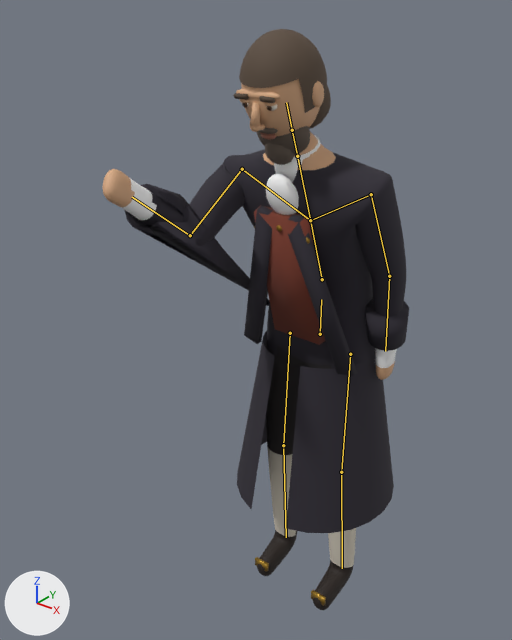
A saved change to the glTF model reckoning/models/father.glb.
Camera for both pictures: a camera (50 mm lens) standing at (0.996, -1.54, 1.859) and looking at (-0.096, -0.176, 1.013). Every picture has the same lights, and +X, +Y and +Z are marked at lower left. The first picture is the older version. Both versions are drawn at frame 10 of the action 'Hammer'; the numbers are the values there. The bones that change, and the others that lie on the model, are drawn over the model as lines.

Names of what the first picture shows: 'father_body', 'father_coat', 'father_eyes', 'father_hair', 'father_linen', 'father_metal', 'father_skin', 'father_vest'.
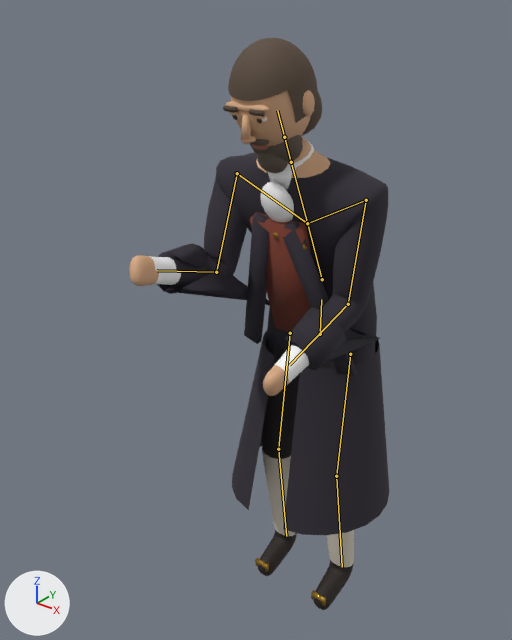
Changed parts and their boxes (x1, y1, x2, y2) in the pictures (512 x 640 px):
'father_body', posed (14% narrower)
    before: (103, 132, 406, 610)
    after: (129, 136, 388, 610)
'father_coat', posed (18% narrower, 7% shorter)
    before: (125, 184, 409, 533)
    after: (157, 212, 389, 535)
'father_hair', posed
    before: (233, 29, 331, 165)
    after: (223, 38, 322, 173)
'father_vest', posed
    before: (254, 205, 325, 345)
    after: (250, 212, 311, 333)
'father_skin', posed
    before: (236, 79, 324, 140)
    after: (225, 90, 315, 150)
'father_linen', posed
    before: (266, 135, 320, 215)
    after: (260, 139, 314, 222)
'father_metal', posed (mostly hidden)
    before: (255, 225, 326, 606)
    after: (255, 233, 326, 606)
'father_eyes', posed
    before: (242, 103, 277, 111)
    after: (232, 115, 267, 123)
bone 'spine', root to tip
    before: (322, 279) to (310, 220)
    after: (322, 279) to (307, 223)
bone 'upper_arm.L', root to tip
    before: (371, 194) to (389, 276)
    after: (366, 200) to (348, 304)
bone 'forearm.L', root to tip
    before: (389, 276) to (385, 351)
    after: (348, 304) to (289, 365)
bone 'upper_arm.R', root to tip
    before: (242, 169) to (190, 235)
    after: (237, 173) to (216, 272)
bone 'forearm.R', root to tip
    before: (190, 235) to (132, 197)
    after: (216, 272) to (157, 270)
bone 'thigh.L', root to tip
    before: (350, 354) to (341, 472)
    after: (350, 354) to (336, 476)
bone 'shin.L', root to tip
    before: (341, 472) to (342, 568)
    after: (336, 476) to (342, 567)
bone 'thigh.R', root to tip
    before: (290, 333) to (283, 445)
    after: (290, 333) to (278, 449)
bone 'shin.R', root to tip
    before: (283, 445) to (286, 537)
    after: (278, 449) to (286, 536)

What the commit changed:
Bone 'spine' (bone_spine) turns from (20, 0, 0) to (24, 0, 0) degrees about its own x, y and z.
Bone 'upper_arm.L' (bone_upper_arm_l) turns from (0, 0, 5) to (-34, 0, 7) degrees about its own x, y and z.
Bone 'forearm.L' (bone_forearm_l) turns from (-7, 0, 0) to (-52, 0, 0) degrees about its own x, y and z.
Bone 'upper_arm.R' (bone_upper_arm_r) turns from (-89, 0, -6) to (-54, 0, -6) degrees about its own x, y and z.
Bone 'forearm.R' (bone_forearm_r) turns from (-52, 0, 0) to (-72, 0, 0) degrees about its own x, y and z.
Bone 'thigh.L' (bone_thigh_l) turns from (0, 0, 0) to (-4, 0, 0) degrees about its own x, y and z.
Bone 'shin.L' (bone_shin_l) turns from (0, 0, 0) to (8, 0, 0) degrees about its own x, y and z.
Bone 'thigh.R' (bone_thigh_r) turns from (0, 0, 0) to (-4, 0, 0) degrees about its own x, y and z.
Bone 'shin.R' (bone_shin_r) turns from (0, 0, 0) to (8, 0, 0) degrees about its own x, y and z.
